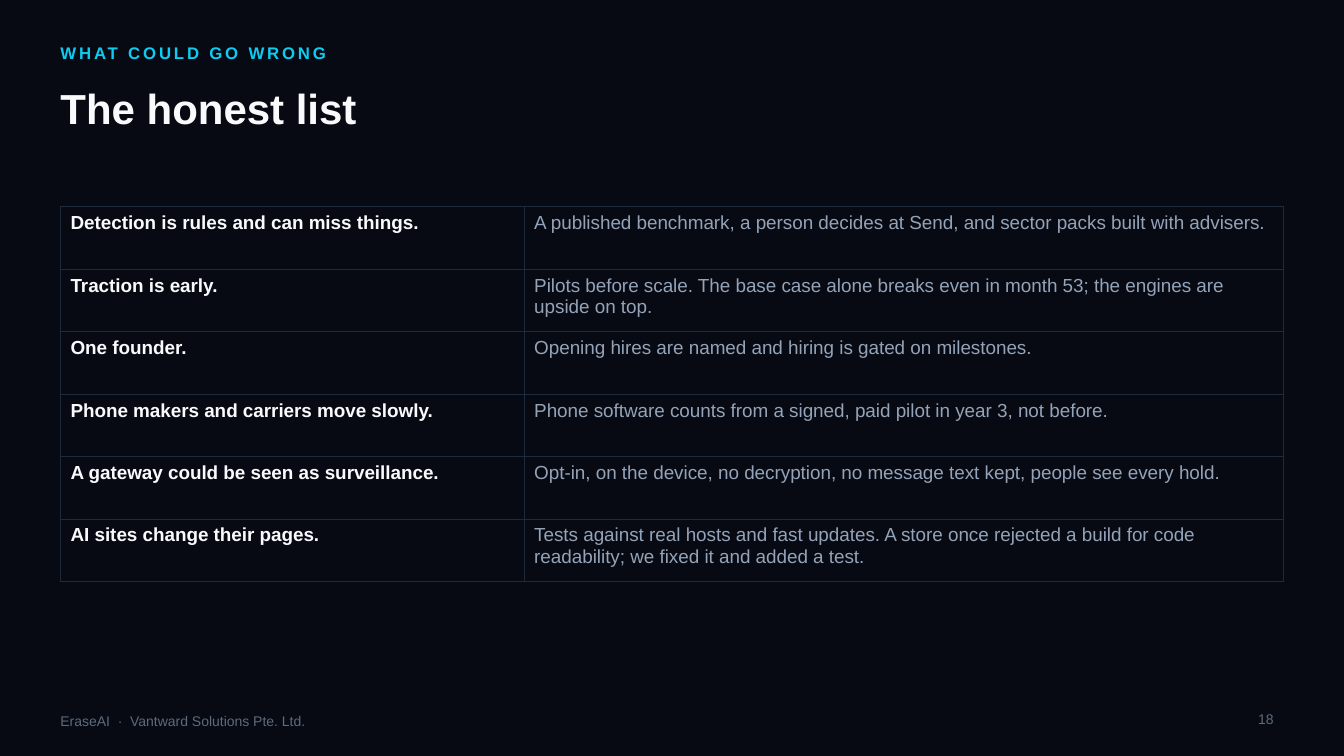
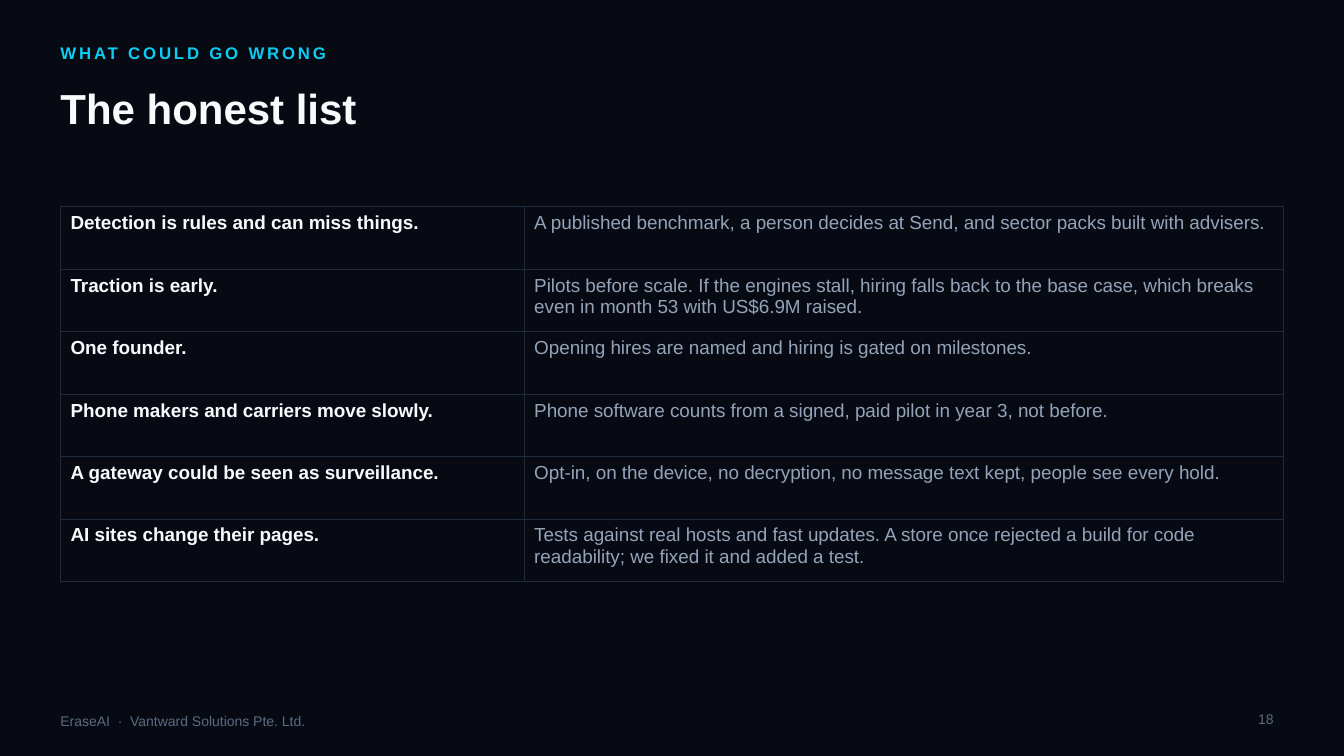
Before and after one commit to shockernburner/Erase-AI, a slide deck: slide 18 of docs/pitch/EraseAI_Investor_Deck_2026.pptx. Drawn at 1344x756 pixels with LibreOffice and Linux fonts; fonts in the diff are those of the drawing; background and template pictures are left out. Boxes give left, top, right and bottom in pixels: in the first picture for what was removed or moved away, otherwise in the second. Text is boxed around its words. In the diff, an @@ line names an element or a change of style, - is before the commit and + after.

```diff
--- a/docs/pitch/EraseAI_Investor_Deck_2026.pptx
+++ b/docs/pitch/EraseAI_Investor_Deck_2026.pptx
@@ table at box(60, 207, 1284, 571) @@
-row 2, column 2: Pilots before scale. The base case alone breaks even in month 53; the engines are upside on top.
+row 2, column 2: Pilots before scale. If the engines stall, hiring falls back to the base case, which breaks even in month 53 with US$6.9M raised.
```
Also in this commit, not shown: 8 other slides changed, 9 other files.
